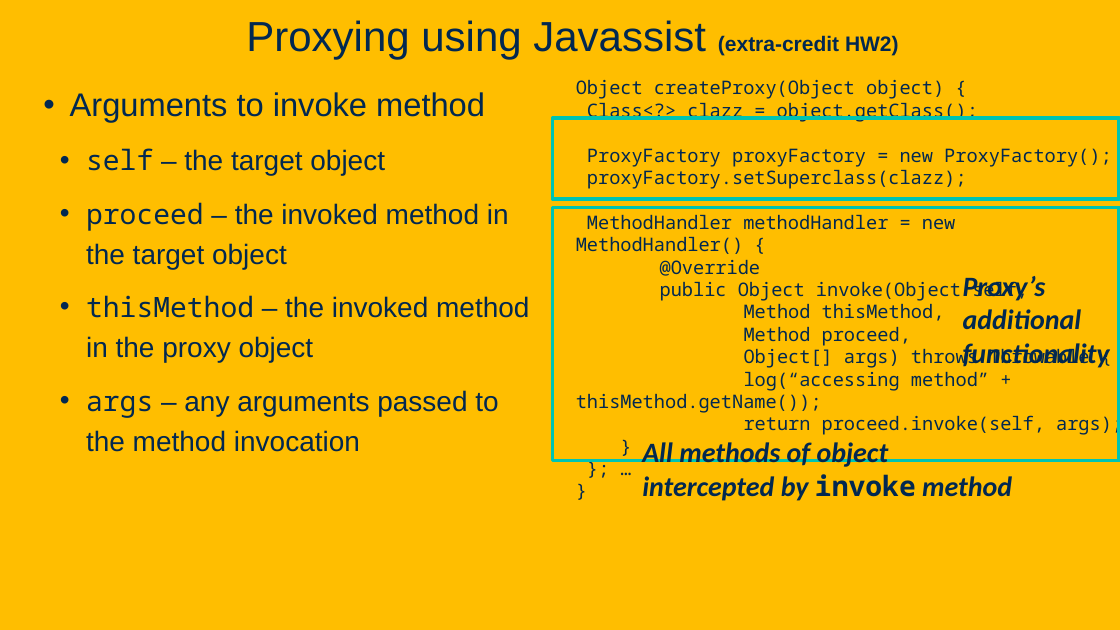
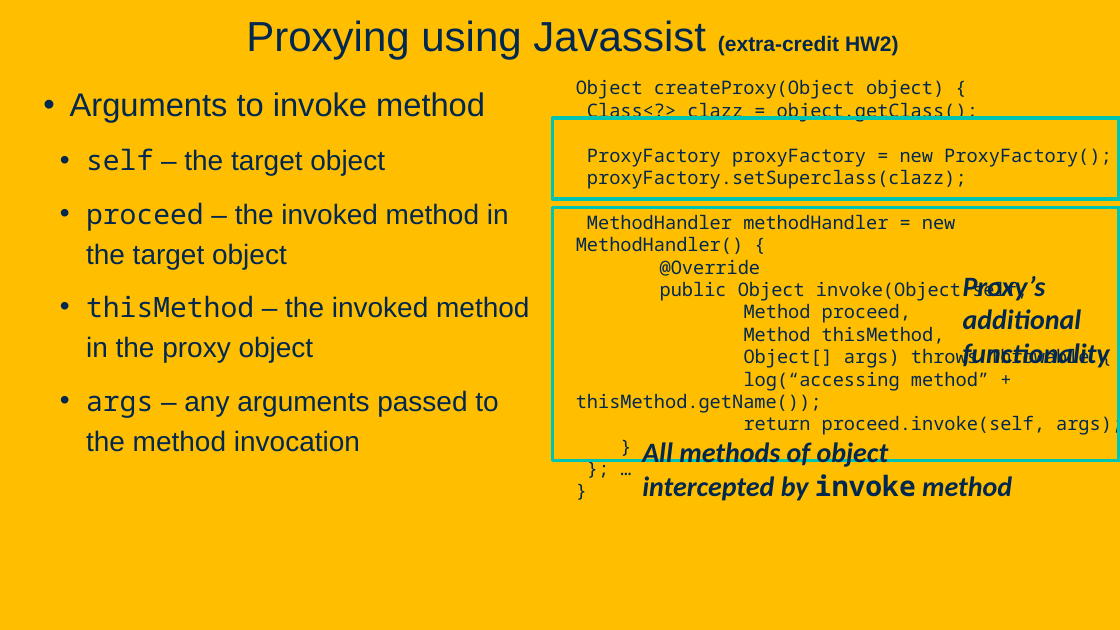
Before and after one commit to davsec-teaching/ecs160-f25, a slide deck: slide 95 of slides/5_annotations_and_reflection.pptx (slide 94 before the commit). Drawn at 1120x630 pixels with LibreOffice and Linux fonts; fonts in the diff are those of the drawing; background and template pictures are left out. Boxes give left, top, right and bottom in pixels: in the first picture for what was removed or moved away, otherwise in the second. Text is boxed around its words. In the diff, an @@ line names an element or a change of style, - is before the commit and + after.

Commit message:
Update proxying slides

```diff
--- a/slides/5_annotations_and_reflection.pptx
+++ b/slides/5_annotations_and_reflection.pptx
@@ text at (744, 303, 911, 323): paragraph added @@
+Method proceed,
@@ text at (744, 326, 911, 346): paragraph removed @@
-Method proceed,
```
Also in this commit, not shown: 10 other slides changed, 5 slides added.
